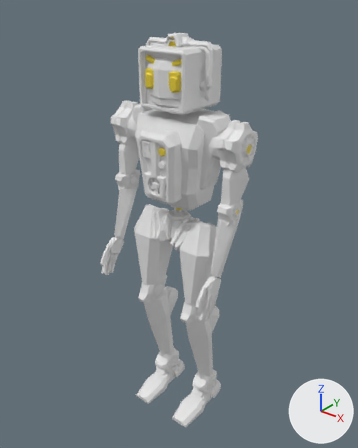
What one commit did to the Blender file Assets/Models/Characters/Nova.blend.
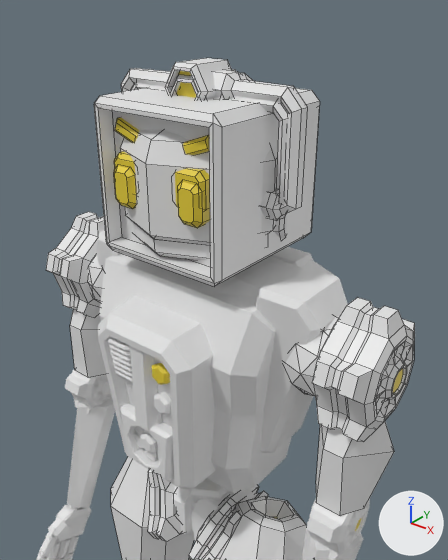
There are two pictures of each version: one whole from a 50 mm camera at (2.077, -2.58, 3.236) aimed at (-0.017, 0.037, 1.613), one close up from a 50 mm camera at (0.97, -1.126, 3.121) aimed at (0.105, -0.044, 2.451). The lights are fixed; the arrows at lower right show +X, +Y and +Z. The close-ups show mesh edges as thin lines.

Before the edit, the objects in view are built like this:
```python
me_cube_001 = bpy.data.meshes.new('Cube.001')
me_cube_001.from_pydata(...)  # 232 vertices, 220 faces; spans x -0.532..-0.391, y -0.227..0.067, z 0.392..0.986
# faces by material slot: [219, 1]
me_cube_001.materials.append(mat_material)  # its picture is missing
me_cube_001.materials.append(mat_glowyellow)  # yellow #e7cf36
me_plane_001 = bpy.data.meshes.new('Plane.001')
me_plane_001.from_pydata(...)  # 668 vertices, 598 faces; spans x -0.248..0.248, y -0.204..0.204, z -0.201..0.32
# faces by material slot: [561, 37]
me_plane_001.materials.append(mat_material)  # its picture is missing
me_plane_001.materials.append(mat_glowyellow)  # yellow #e7cf36
me_plane_002 = bpy.data.meshes.new('Plane.002')
me_plane_002.from_pydata(...)  # 326 vertices, 289 faces; spans x -0.273..0.273, y -0.184..0.241, z -0.221..0.235
# faces by material slot: [216, 73]
me_plane_002.materials.append(mat_material)  # its picture is missing
me_plane_002.materials.append(mat_glowyellow)  # yellow #e7cf36
ob_head = bpy.data.objects.new('Head', me_plane_001)
ob_head.parent = ob_torso
ob_head.matrix_parent_inverse = Matrix(((-1.0, 0.0, 0.0, 0.0), (0.0, 1.0, 0.0, -0.00761), (0.0, 0.0, -1.0, 1.989), (0.0, 0.0, 0.0, 1.0)))
ob_head.location = (0.0, 0.0152, 2.726)
ob_head.rotation_euler = (0.0, -3.142, 0.0)  # degrees (0, -180, 0)
ob_head_001 = bpy.data.objects.new('Head.001', me_plane_002)
ob_head_001.location = (0.0, 0.015, 2.732)
ob_head_001.rotation_euler = (0.0, -3.142, 0.0)  # degrees (0, -180, 0)
ob_lowerarm = bpy.data.objects.new('LowerArm', me_cube_001)
ob_lowerarm.location = (0.0, 0.015, 2.384)
ob_lowerarm.rotation_euler = (0.0, -3.142, 0.0)  # degrees (0, -180, 0)
_m = ob_lowerarm.modifiers.new('Mirror', 'MIRROR')
_m.use_mirror_merge = False
# also in view: 'Hand' at (0.0, -0.247, 1.309); 'FanFront' at (0.0, -0.224, 2.01); 'UpperLeg' at (0.0, 0.004, 1.409); 'Torso' at (0.0, 0.022, 1.997); 'UpperArm' at (0.0, 0.029, 2.207)
```
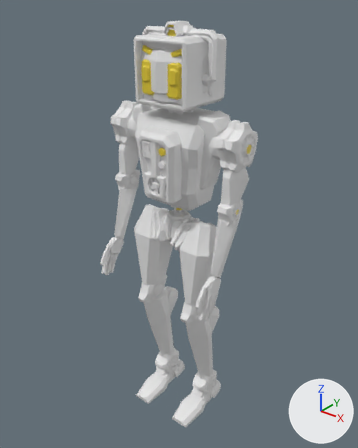
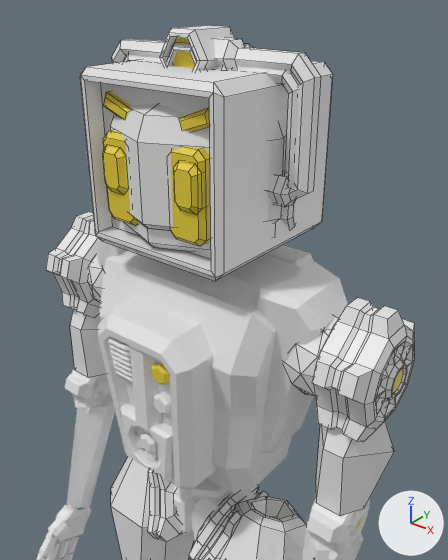
Pixel boxes (x1, y1, x2, y2) of what changed, in the close-ups (448 x 560 px; the box of a moved part takes in the faces that stretch with it):
'Head.001', reshaped, moved, rescaled (12% wider, 12% taller)
    before: (94, 58, 320, 287)
    after: (80, 25, 333, 281)
'Head', moved, rescaled (13% wider, 13% taller)
    before: (114, 75, 288, 260)
    after: (103, 42, 299, 252)
part 1 of me_plane_002, moved or reshaped
    before: (114, 159, 210, 211)
    after: (103, 138, 211, 246)

Diff of the bpy script that builds the scene:
```diff
--- a/Assets/Models/Characters/Nova.blend.py
+++ b/Assets/Models/Characters/Nova.blend.py
@@ me_plane_002 @@
 # used by ob_head_001; location = (0.0, 0.015, 2.732); rotation_euler = (0.0, -3.142, 0.0), in degrees (0, -180, 0)
-me_plane_002.from_pydata(...)  # 326 vertices, 289 faces; spans x -0.273..0.273, y -0.184..0.241, z -0.221..0.235
+me_plane_002.from_pydata(...)  # 308 vertices, 273 faces; spans x -0.273..0.273, y -0.184..0.241, z -0.221..0.235
+# me_plane_002 part 1
+# 16 vertices in x -0.142..0.142, y -0.167..-0.131, z 0.06..0.077 move by (0.0, 0.0, 0.097)
+# 8 vertices in x -0.131..0.131, y -0.178, z 0.056..0.067 move by (0.0, 0.0, 0.096)
 me_plane_002.materials.append(mat_material)
@@ ob_head @@
 ob_head.matrix_parent_inverse = Matrix(((-1.0, 0.0, 0.0, 0.0), (0.0, 1.0, 0.0, -0.00761), (0.0, 0.0, -1.0, 1.989), (0.0, 0.0, 0.0, 1.0)))
-ob_head.location = (0.0, 0.0152, 2.726)
+ob_head.location = (0.0, 0.0152, 2.774)
 ob_head.rotation_euler = (0.0, -3.142, 0.0)  # degrees (0, -180, 0)
+ob_head.scale = (1.1, 1.1, 1.1)
@@ ob_head_001 @@
 ob_head_001 = bpy.data.objects.new('Head.001', me_plane_002)
-ob_head_001.location = (0.0, 0.015, 2.732)
+ob_head_001.location = (0.0, 0.015, 2.781)
 ob_head_001.rotation_euler = (0.0, -3.142, 0.0)  # degrees (0, -180, 0)
+ob_head_001.scale = (1.1, 1.1, 1.1)
```
